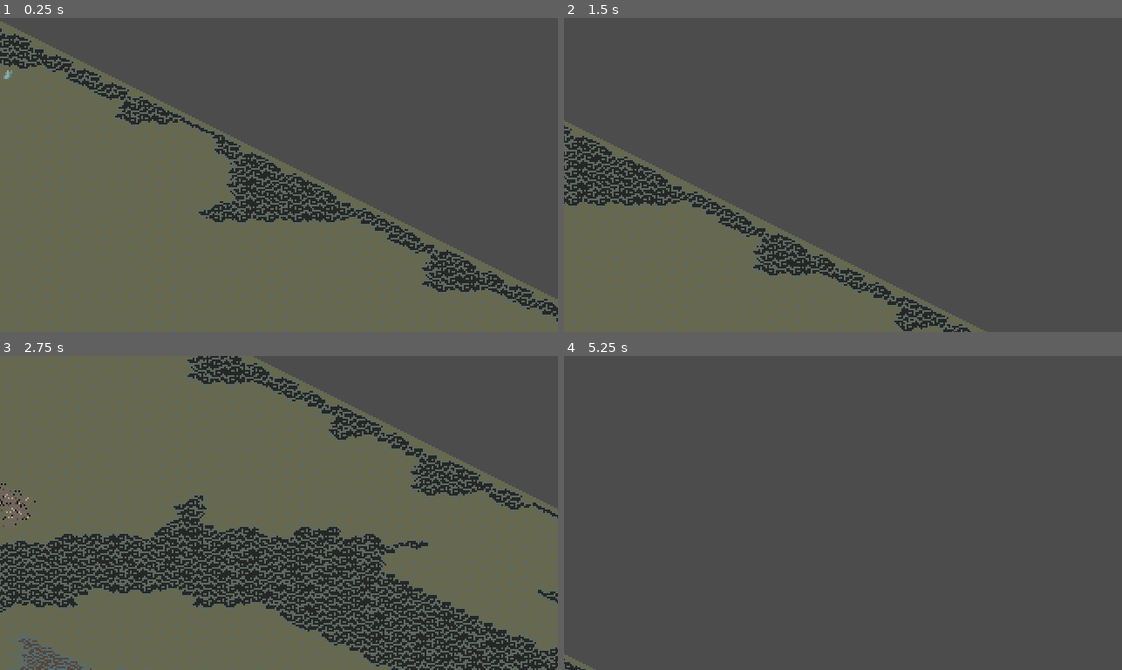
Above: before the commit, frames 1-4 (two rows, left to right).
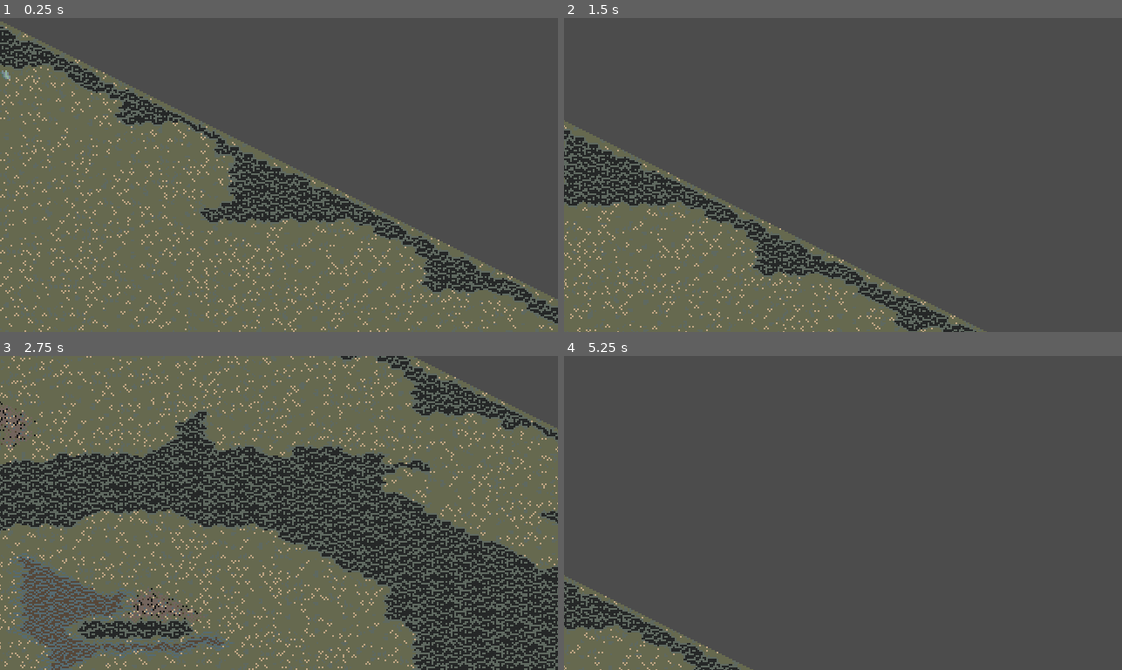
Above: after the commit, the same moments.

Repository: SimonasLetukas/low-age-prototype-godot
Game: Godot game, scene res://Client/Game.tscn
Same seed, same stepped clock (60 frames per second), same inputs: the game is played once before the commit and once after it.
Inputs (mouse positions are in pixels of both pictures, inside the frame that each line leads up to):
- Up to frame 1 (0.25 s): no input
- Up to frame 2 (1.5 s): tap Enter at 0.5 s; move the mouse to (965, 159) at 0.52 s; press the mouse at (965, 159) at 0.53 s; hold Right (ui_right) 0.53-1.28 s; tap Space at 1.25 s; move the mouse to (731, 190) at 1.27 s; release the mouse at (731, 190) at 1.28 s; hold Down (ui_down) from 1.28 s (still down); click (731, 190) at 1.35 s
- Up to frame 3 (2.75 s): move the mouse to (334, 443) at 2.02 s; release Down (ui_down) at 2.03 s; press the mouse at (334, 443) at 2.03 s; hold Right (ui_right) from 2.03 s (still down)
- Up to frame 4 (5.25 s): tap Enter at 2.75 s; move the mouse to (815, 575) at 2.77 s; release Right (ui_right) at 2.78 s; release the mouse at (815, 575) at 2.78 s; hold Up (ui_up) 2.78-3.53 s; click (815, 575) at 2.85 s; move the mouse to (1010, 560) at 3.52 s; press the mouse at (1010, 560) at 3.53 s; hold Left (ui_left) 3.53-5.03 s; tap Space at 4.25 s; move the mouse to (675, 465) at 4.27 s; release the mouse at (675, 465) at 4.28 s; click (675, 465) at 4.35 s; move the mouse to (870, 513) at 5.02 s; press the mouse at (870, 513) at 5.03 s; hold Down (ui_down) from 5.03 s (still down)

The runs differ from the first frame. In frame 1, 5.3% of the frame differs, in the area x 0-100%, y 2-100%; in frame 2, 3.1%; in frame 3, 48%, in the area x 0-100%, y 0-100%; in frame 4, 5.0%.

Commit message:
Fixed grass tile variety on map generation

Diff:
--- a/Client/Camera.gd
+++ b/Client/Camera.gd
@@ -1,13 +1,14 @@
 extends Camera2D
 
-var map_width: int = 904
-var map_height: int = 452
+var map_width_pixels: int = 904
+var map_height_pixels: int = 452
 var tile_width: int = 16
 var tile_height: int = 8
 var map_scroll_margin: int = 5
 var map_scroll_on_boundary_enabled: bool = false
 var map_scroll_speed: int = 300
 
+export(bool) var debug_enabled = true
 export(int, 5, 200, 5) var limit_horizontal_margin: int = 300
 export(int, 5, 200, 5) var limit_vertical_margin: int = 100
 export(float, 0.5, 3, 0.25) var minimum_zoom: float = 0.5
@@ -18,16 +19,14 @@
 onready var camera_is_moving: bool = false
 
 func _ready() -> void:
-	self.position = Vector2(map_width / 2, map_height / 2)
+	self.position = Vector2(map_width_pixels / 2, map_height_pixels / 2)
 
-	print("Map width: " + map_width as String)
-	print("Map height: " + map_height as String)
-	print("Camera position: " + self.position as String)
+	if debug_enabled:
+		print("Map width: " + map_width_pixels as String)
+		print("Map height: " + map_height_pixels as String)
+		print("Camera position: " + self.position as String)
 
-	self.limit_left = limit_horizontal_margin * -1
-	self.limit_right = map_width + limit_horizontal_margin
-	self.limit_top = limit_vertical_margin * -2.5 - 15
-	self.limit_bottom = map_height + limit_vertical_margin
+	set_limits()
 
 func _process(delta) -> void:
 
@@ -61,6 +60,12 @@
 
 		global_translate(move_vector.normalized() * delta * self.zoom.x * map_scroll_speed)
 
+func set_limits() -> void:
+	self.limit_left = limit_horizontal_margin * -1
+	self.limit_right = map_width_pixels + limit_horizontal_margin
+	self.limit_top = limit_vertical_margin * -2.5 - 15
+	self.limit_bottom = map_height_pixels + limit_vertical_margin
+
 func zoom_in() -> void:
 	self.zoom.x -= 0.25
 	self.zoom.y -= 0.25
@@ -83,22 +88,22 @@
 		self.position.y -= get_current_bottom_boundary() - self.limit_bottom
 
 func get_current_left_boundary() -> float:
-	var boundary: float = self.position.x - ((map_width / 5) * self.zoom.x)
+	var boundary: float = self.position.x - ((map_width_pixels / 5) * self.zoom.x)
 	#print("Left boundary: " + boundary as String)
 	return boundary
 
 func get_current_right_boundary() -> float:
-	var boundary: float = self.position.x + ((map_width / 5) * self.zoom.x)
+	var boundary: float = self.position.x + ((map_width_pixels / 5) * self.zoom.x)
 	#print("Right boundary: " + boundary as String)
 	return boundary
 
 func get_current_top_boundary() -> float:
-	var boundary: float = self.position.y - ((map_height / 5) * self.zoom.y)
+	var boundary: float = self.position.y - ((map_height_pixels / 5) * self.zoom.y)
 	#print("Top boundary: " + boundary as String)
 	return boundary
 
 func get_current_bottom_boundary() -> float:
-	var boundary: float = self.position.y + ((map_height / 5) * self.zoom.y)
+	var boundary: float = self.position.y + ((map_height_pixels / 5) * self.zoom.y)
 	#print("Bottom boundary: " + boundary as String)
 	return boundary
 
@@ -151,3 +156,8 @@
 	if mouse_pos.y > viewport_size.y - map_scroll_margin and map_scroll_on_boundary_enabled:
 		return true
 	return false
+
+func _on_MapCreator_map_size_declared(map_size: Vector2):
+	map_width_pixels = map_size.x * tile_width
+	map_height_pixels = map_size.y * tile_height
+	set_limits()
--- a/Client/Game.tscn
+++ b/Client/Game.tscn
@@ -106,5 +106,6 @@
 
 [node name="mortar 1 indexed 1x1" parent="Demo/YSort" index="0"]
 material = SubResource( 2 )
+[connection signal="map_size_declared" from="MapCreator" to="Camera" method="_on_MapCreator_map_size_declared"]
 
 [editable path="Demo"]
--- a/Client/Maps/MapCreator.gd
+++ b/Client/Maps/MapCreator.gd
@@ -21,6 +21,11 @@
 export(NodePath) var tilemap_node_scraps_layer
 export(NodePath) var tilemap_node_marsh_layer
 export(NodePath) var tilemap_node_mountains_layer
+export(int) var tilemap_grass_index = 6
+export(int) var tilemap_celestium_index = 7
+export(int) var tilemap_scraps_index = 5
+export(int) var tilemap_marsh_index = 3
+export(int) var tilemap_mountains_index = 4
 
 var map_size: Vector2
 signal map_size_declared(map_size)
@@ -78,17 +83,17 @@
 	for y in range(map_size.y):
 		for x in range(map_size.x):
 			var pixel: Color = image.get_pixel(x, y)
-			tilemap_grass_celestium_layer.set_cell(x, y, 0)
+			tilemap_grass_celestium_layer.set_cell(x, y, tilemap_grass_index)
 			if (pixel == color_grass):
-				tilemap_grass_celestium_layer.set_cell(x, y, 0)
+				tilemap_grass_celestium_layer.set_cell(x, y, tilemap_grass_index)
 			elif (pixel == color_mountains):
-				tilemap_mountains_layer.set_cell(x, y, 4)
+				tilemap_mountains_layer.set_cell(x, y, tilemap_mountains_index)
 			elif (pixel == color_marsh):
-				tilemap_marsh_layer.set_cell(x, y, 3)
+				tilemap_marsh_layer.set_cell(x, y, tilemap_marsh_index)
 			elif (pixel == color_scraps):
-				tilemap_scraps_layer.set_cell(x, y, 5)
+				tilemap_scraps_layer.set_cell(x, y, tilemap_scraps_index)
 			elif (pixel == color_celestium):
-				tilemap_grass_celestium_layer.set_cell(x, y, 2)
+				tilemap_grass_celestium_layer.set_cell(x, y, tilemap_celestium_index)
 			elif (pixel == color_start):
 				pass
 
--- a/Demo/IsometricTiles.tres
+++ b/Demo/IsometricTiles.tres
@@ -3,28 +3,7 @@
 [ext_resource path="res://Sprites/World/tiles.png" type="Texture" id=1]
 
 [resource]
-0/name = "tiles.png 0"
-0/texture = ExtResource( 1 )
-0/tex_offset = Vector2( 0, 0 )
-0/modulate = Color( 1, 1, 1, 1 )
-0/region = Rect2( 0, 0, 192, 16 )
-0/tile_mode = 2
-0/autotile/icon_coordinate = Vector2( 0, 0 )
-0/autotile/tile_size = Vector2( 16, 8 )
-0/autotile/spacing = 0
-0/autotile/occluder_map = [  ]
-0/autotile/navpoly_map = [  ]
-0/autotile/priority_map = [  ]
-0/autotile/z_index_map = [  ]
-0/occluder_offset = Vector2( 0, 0 )
-0/navigation_offset = Vector2( 0, 0 )
-0/shape_offset = Vector2( 0, 0 )
-0/shape_transform = Transform2D( 1, 0, 0, 1, 0, 0 )
-0/shape_one_way = false
-0/shape_one_way_margin = 0.0
-0/shapes = [  ]
-0/z_index = 0
-1/name = "tiles.png 1"
+1/name = "tiles.png 0"
 1/texture = ExtResource( 1 )
 1/tex_offset = Vector2( 0, 0 )
 1/modulate = Color( 1, 1, 1, 1 )
@@ -47,28 +26,7 @@
 1/shape_one_way_margin = 0.0
 1/shapes = [  ]
 1/z_index = 0
-2/name = "tiles.png 2"
-2/texture = ExtResource( 1 )
-2/tex_offset = Vector2( 0, 0 )
-2/modulate = Color( 1, 1, 1, 1 )
-2/region = Rect2( 192, 0, 64, 16 )
-2/tile_mode = 2
-2/autotile/icon_coordinate = Vector2( 0, 0 )
-2/autotile/tile_size = Vector2( 16, 8 )
-2/autotile/spacing = 0
-2/autotile/occluder_map = [  ]
-2/autotile/navpoly_map = [  ]
-2/autotile/priority_map = [  ]
-2/autotile/z_index_map = [  ]
-2/occluder_offset = Vector2( 0, 0 )
-2/navigation_offset = Vector2( 0, 0 )
-2/shape_offset = Vector2( 0, 0 )
-2/shape_transform = Transform2D( 1, 0, 0, 1, 0, 0 )
-2/shape_one_way = false
-2/shape_one_way_margin = 0.0
-2/shapes = [  ]
-2/z_index = 0
-3/name = "tiles.png 3"
+3/name = "tiles.png 1"
 3/texture = ExtResource( 1 )
 3/tex_offset = Vector2( 0, 0 )
 3/modulate = Color( 1, 1, 1, 1 )
@@ -91,7 +49,7 @@
 3/shape_one_way_margin = 0.0
 3/shapes = [  ]
 3/z_index = 0
-4/name = "tiles.png 4"
+4/name = "tiles.png 2"
 4/texture = ExtResource( 1 )
 4/tex_offset = Vector2( 0, 0 )
 4/modulate = Color( 1, 1, 1, 1 )
@@ -114,7 +72,7 @@
 4/shape_one_way_margin = 0.0
 4/shapes = [  ]
 4/z_index = 0
-5/name = "tiles.png 5"
+5/name = "tiles.png 3"
 5/texture = ExtResource( 1 )
 5/tex_offset = Vector2( 0, 0 )
 5/modulate = Color( 1, 1, 1, 1 )
@@ -137,3 +95,49 @@
 5/shape_one_way_margin = 0.0
 5/shapes = [  ]
 5/z_index = 0
+6/name = "tiles.png 4"
+6/texture = ExtResource( 1 )
+6/tex_offset = Vector2( 0, 0 )
+6/modulate = Color( 1, 1, 1, 1 )
+6/region = Rect2( 0, 0, 192, 16 )
+6/tile_mode = 1
+6/autotile/bitmask_mode = 0
+6/autotile/bitmask_flags = [ Vector2( 0, 0 ), 21299200, Vector2( 0, 1 ), 21299200, Vector2( 1, 0 ), 21299200, Vector2( 1, 1 ), 21299200, Vector2( 2, 0 ), 21299200, Vector2( 2, 1 ), 21299200, Vector2( 3, 0 ), 21299200, Vector2( 3, 1 ), 21299200, Vector2( 4, 0 ), 21299200, Vector2( 4, 1 ), 21299200, Vector2( 5, 0 ), 21299200, Vector2( 5, 1 ), 21299200, Vector2( 6, 0 ), 21299200, Vector2( 6, 1 ), 21299200, Vector2( 7, 0 ), 21299200, Vector2( 7, 1 ), 21299200, Vector2( 8, 0 ), 21299200, Vector2( 8, 1 ), 21299200, Vector2( 9, 0 ), 21299200, Vector2( 9, 1 ), 21299200, Vector2( 10, 0 ), 21299200, Vector2( 10, 1 ), 21299200, Vector2( 11, 0 ), 21299200, Vector2( 11, 1 ), 21299200 ]
+6/autotile/icon_coordinate = Vector2( 0, 0 )
+6/autotile/tile_size = Vector2( 16, 8 )
+6/autotile/spacing = 0
+6/autotile/occluder_map = [  ]
+6/autotile/navpoly_map = [  ]
+6/autotile/priority_map = [  ]
+6/autotile/z_index_map = [  ]
+6/occluder_offset = Vector2( 0, 0 )
+6/navigation_offset = Vector2( 0, 0 )
+6/shape_offset = Vector2( 0, 0 )
+6/shape_transform = Transform2D( 1, 0, 0, 1, 0, 0 )
+6/shape_one_way = false
+6/shape_one_way_margin = 0.0
+6/shapes = [  ]
+6/z_index = 0
+7/name = "tiles.png 5"
+7/texture = ExtResource( 1 )
+7/tex_offset = Vector2( 0, 0 )
+7/modulate = Color( 1, 1, 1, 1 )
+7/region = Rect2( 192, 0, 64, 16 )
+7/tile_mode = 1
+7/autotile/bitmask_mode = 0
+7/autotile/bitmask_flags = [ Vector2( 0, 0 ), 21299200, Vector2( 0, 1 ), 21299200, Vector2( 1, 0 ), 21299200, Vector2( 1, 1 ), 21299200, Vector2( 2, 0 ), 21299200, Vector2( 2, 1 ), 21299200, Vector2( 3, 0 ), 21299200, Vector2( 3, 1 ), 21299200 ]
+7/autotile/icon_coordinate = Vector2( 0, 0 )
+7/autotile/tile_size = Vector2( 16, 8 )
+7/autotile/spacing = 0
+7/autotile/occluder_map = [  ]
+7/autotile/navpoly_map = [  ]
+7/autotile/priority_map = [  ]
+7/autotile/z_index_map = [  ]
+7/occluder_offset = Vector2( 0, 0 )
+7/navigation_offset = Vector2( 0, 0 )
+7/shape_offset = Vector2( 0, 0 )
+7/shape_transform = Transform2D( 1, 0, 0, 1, 0, 0 )
+7/shape_one_way = false
+7/shape_one_way_margin = 0.0
+7/shapes = [  ]
+7/z_index = 0
